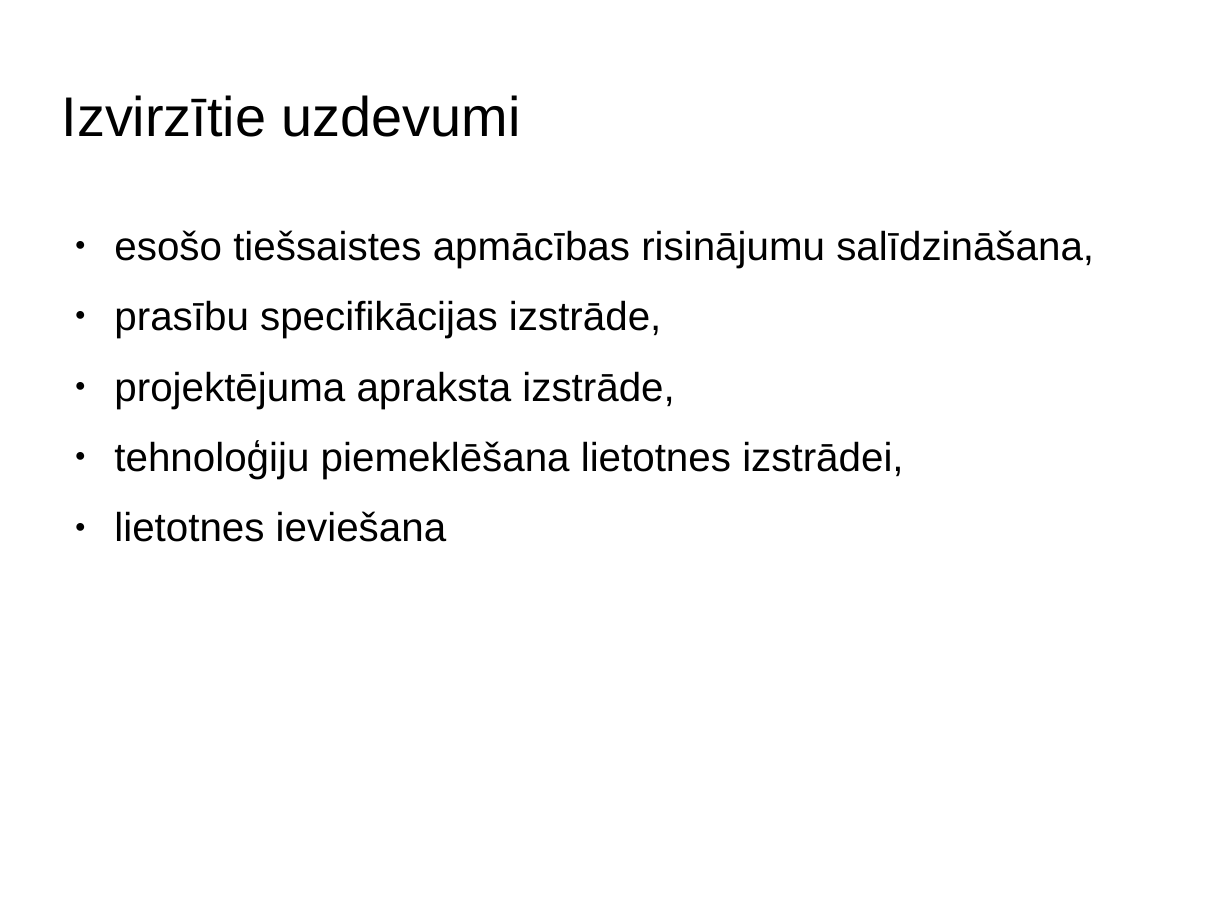
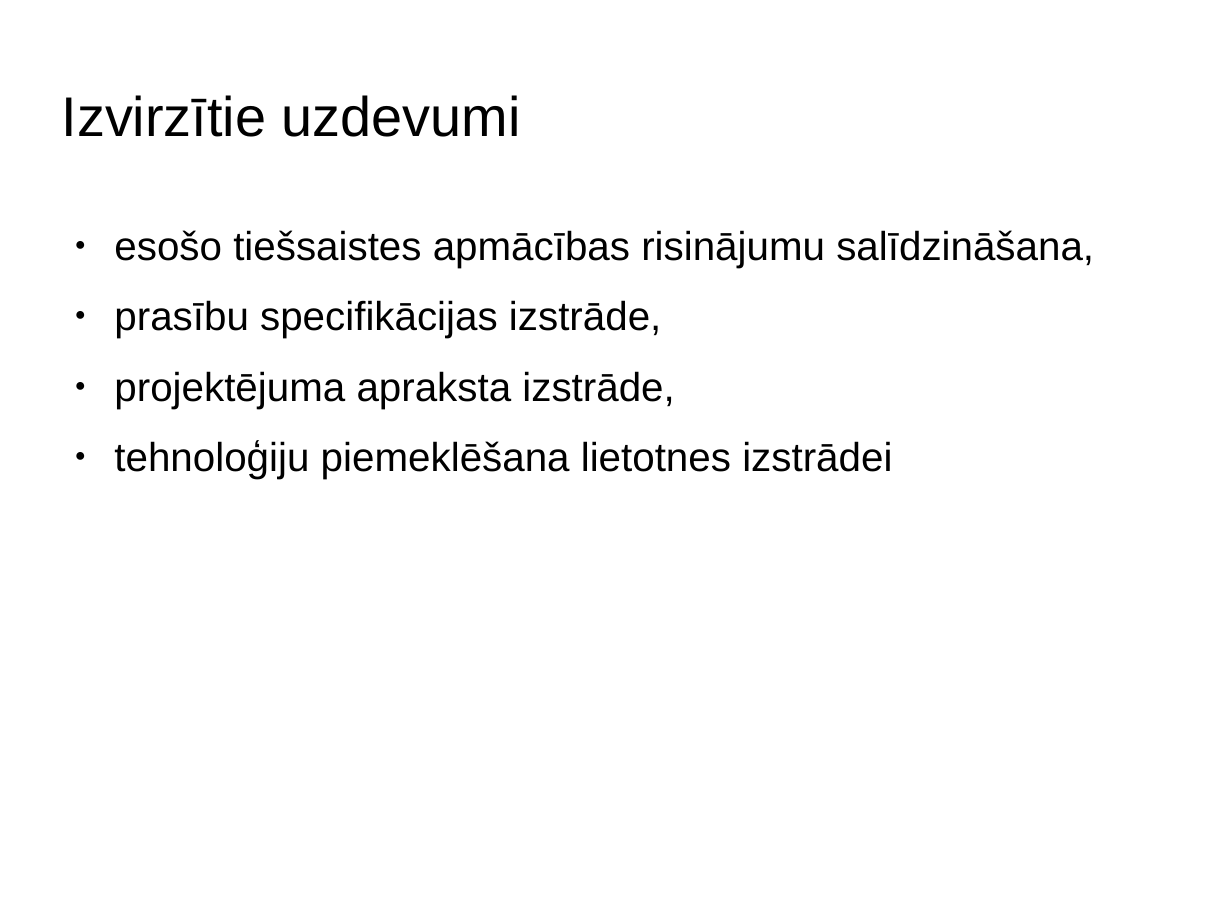
Before and after one commit to stabone/lore-parit, a slide deck: slide 4 of presentatio.odp. Drawn at 1232x924 pixels with LibreOffice and Linux fonts; fonts in the diff are those of the drawing; background and template pictures are left out. Boxes give left, top, right and bottom in pixels: in the first picture for what was removed or moved away, otherwise in the second. Text is boxed around its words. In the diff, an @@ line names an element or a change of style, - is before the commit and + after.

```diff
--- a/presentatio.odp
+++ b/presentatio.odp
@@ text at (114,440,892,479): text changed @@
-● tehnoloģiju piemeklēšana lietotnes izstrādei,
-● lietotnes ieviešana
+● tehnoloģiju piemeklēšana lietotnes izstrādei
```
Also in this commit, not shown: 3 other slides changed, 5 slides added, 2 slides removed.
